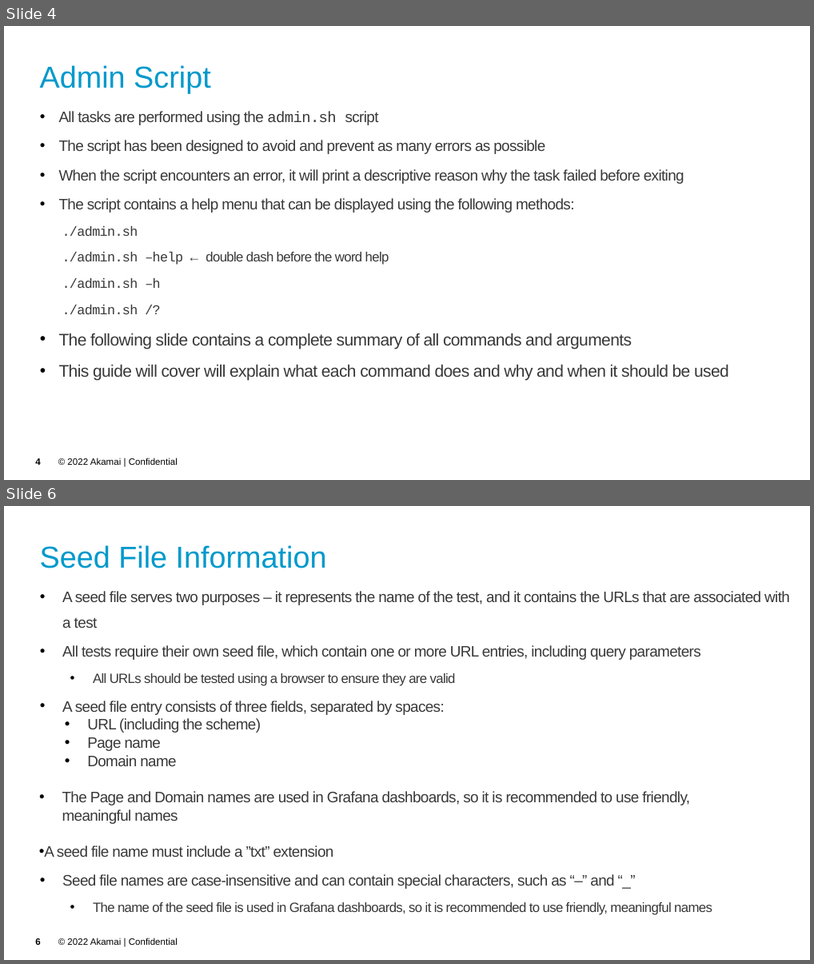
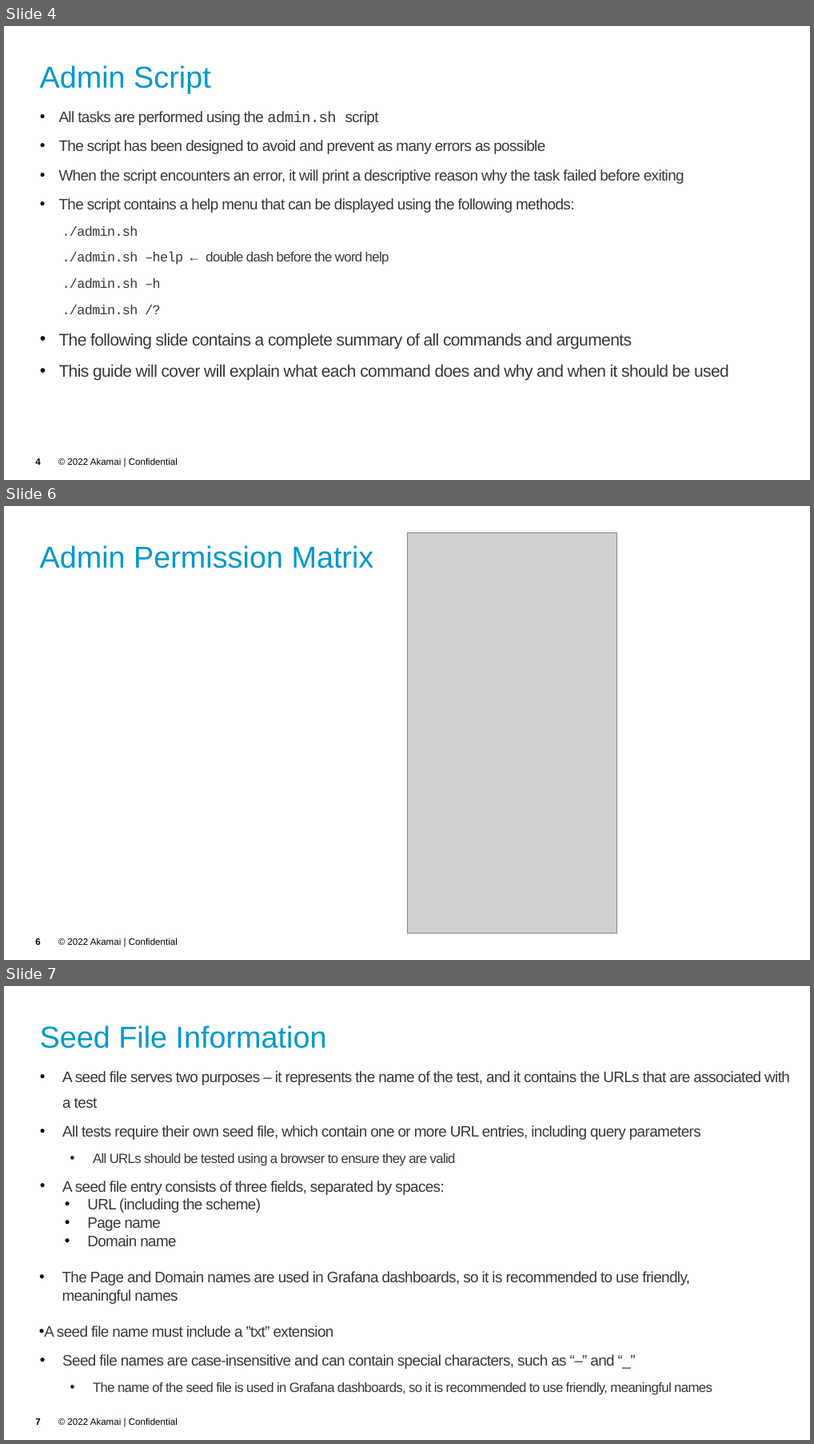
Before and after one commit to akamai-consulting/sitespeed, a slide deck: Info/Guide.pptx. Shown one above the other, each under a label of ours: slides 4 and 6 before the commit, slides 4, 6 and 7 after it; the slides between them are not shown. The pictures are 814x964 and 814x1444 pixels, drawn with LibreOffice and Linux fonts; fonts in the diff are those of the drawing; grey boxes stand for pictures; background and template pictures are left out. Boxes give left, top, right and bottom in pixels: in the first picture for what was removed or moved away, otherwise in the second. Text is boxed around its words. In the diff, an @@ line names an element or a change of style, - is before the commit and + after.

```diff
--- a/Info/Guide.pptx
+++ b/Info/Guide.pptx
@@ slide 6 added at bbox=[4, 506, 810, 960], background picture (left out); not listed: 2 template elements that a slide beside it also shows @@
@@ title added at bbox=[40, 545, 374, 568], 36 pt, text #0099CC @@
+Admin Permission Matrix
@@ picture added at bbox=[407, 532, 618, 932] @@
@@ what was slide 6 is now slide 7 @@
@@ page number at bbox=[35, 1418, 40, 1424]: text changed @@
-6
+7
```
Also in this commit, not shown: 4 other slides added, 1 slide removed, 3 other files.
